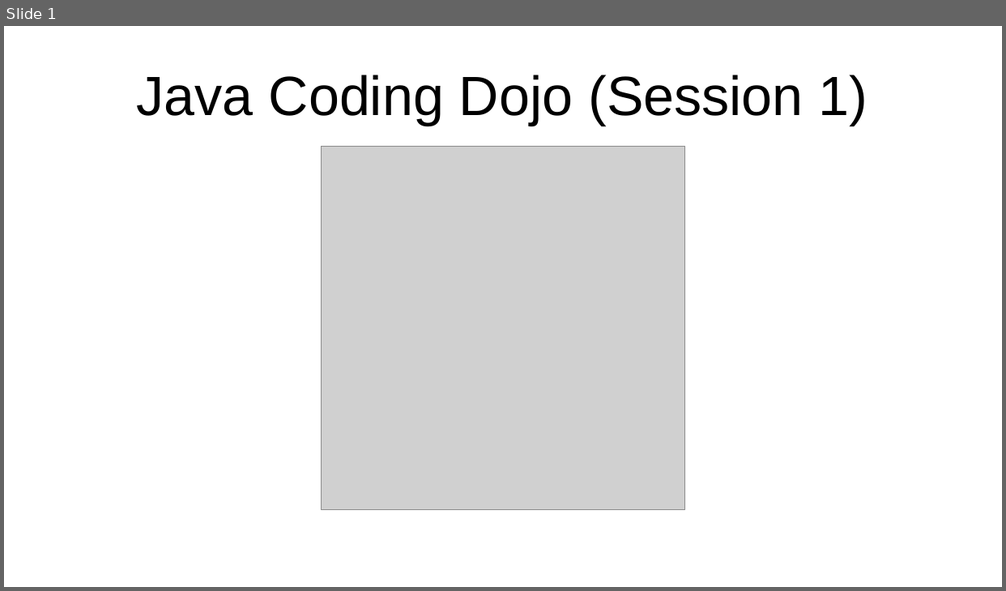
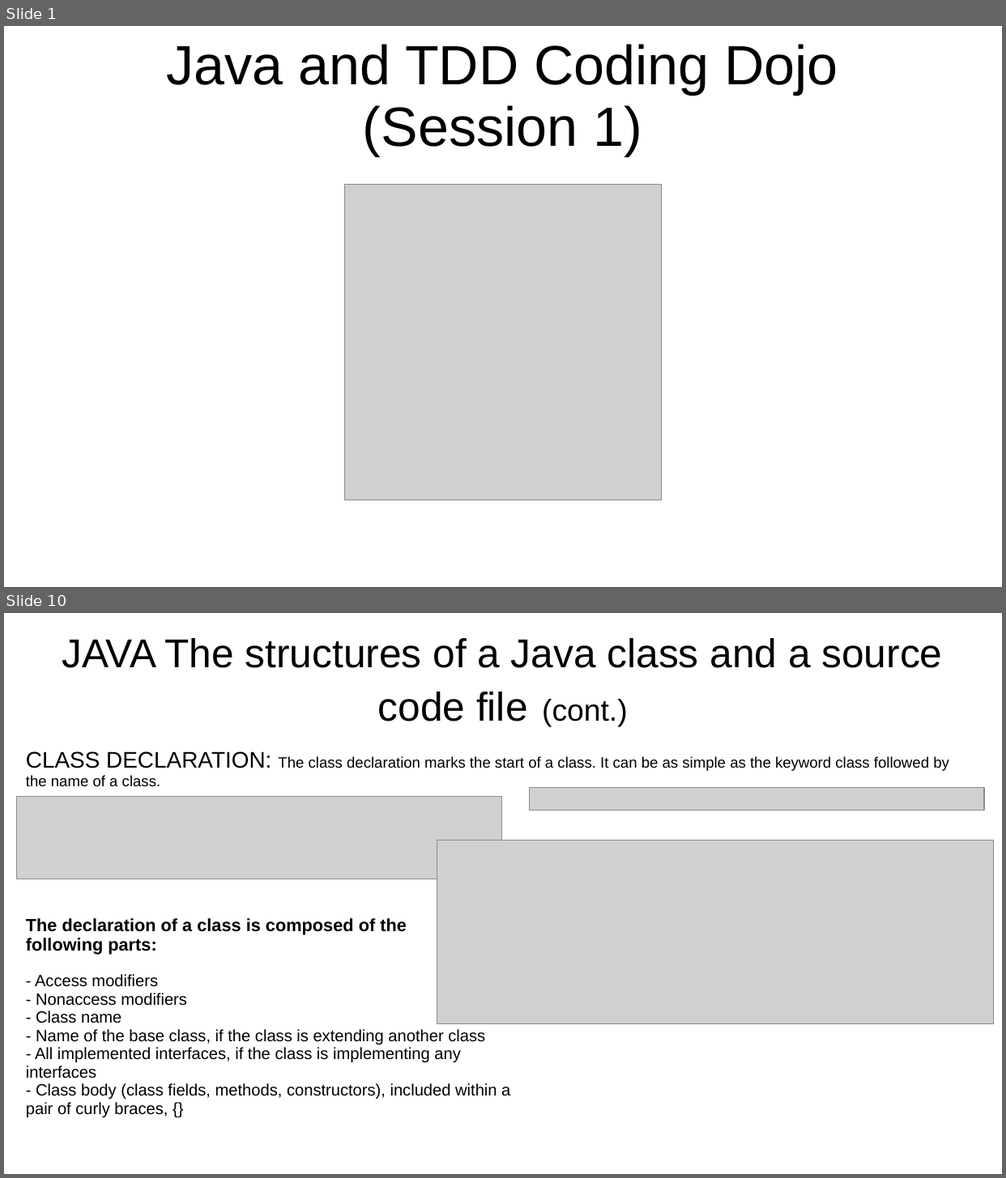
Before and after one commit to wtineomoronta/work-coding-dojo, a slide deck: Java Coding Dojo - Session 1.ppt. Shown one above the other, each under a label of ours: slide 1 before the commit, slides 1 and 10 after it; the slides between them are not shown. The pictures are 1006x591 and 1006x1178 pixels, drawn with LibreOffice and Linux fonts; fonts in the diff are those of the drawing; grey boxes stand for pictures. Boxes give left, top, right and bottom in pixels: in the first picture for what was removed or moved away, otherwise in the second. Text is boxed around its words. In the diff, an @@ line names an element or a change of style, - is before the commit and + after.

Commit message:
add content to presentation of java coding dojo session 1

```diff
--- a/Java Coding Dojo - Session 1.ppt
+++ b/Java Coding Dojo - Session 1.ppt
@@ slide 10 added at (x1=4, y1=613, x2=1002, y2=1174), background #FFFFFF @@
@@ title added at (x1=62, y1=638, x2=943, y2=727), 32 pt, text #000000 @@
+JAVA The structures of a Java class and a source code file (cont.)
@@ text added at (x1=26, y1=752, x2=949, y2=787), 12 pt, text #000000 @@
+CLASS DECLARATION: The class declaration marks the start of a class. It can be as simple as the keyword class followed by the name of a class.
@@ picture added at (x1=17, y1=797, x2=502, y2=879) @@
@@ picture added at (x1=529, y1=788, x2=984, y2=811) @@
@@ picture added at (x1=437, y1=841, x2=994, y2=1024) @@
@@ text added at (x1=26, y1=918, x2=407, y2=955), 14 pt, text #000000, bold @@
+The declaration of a class is composed of the following parts:
@@ text added at (x1=26, y1=974, x2=510, y2=1118), 13 pt, text #000000 @@
+- Access modifiers
+- Nonaccess modifiers
+- Class name
+- Name of the base class, if the class is extending another class
+- All implemented interfaces, if the class is implementing any interfaces
+- Class body (class fields, methods, constructors), included within a pair of curly braces, {}
@@ slide 1 changed as well @@
@@ title at (x1=166, y1=44, x2=838, y2=156): text changed @@
-Java Coding Dojo (Session 1)
+Java and TDD Coding Dojo (Session 1)
@@ picture resized from (x1=322, y1=147, x2=685, y2=510) to (x1=344, y1=185, x2=661, y2=501) @@
```
Also in this commit, not shown: 2 other slides changed, 17 other slides added, 1 slide removed.
